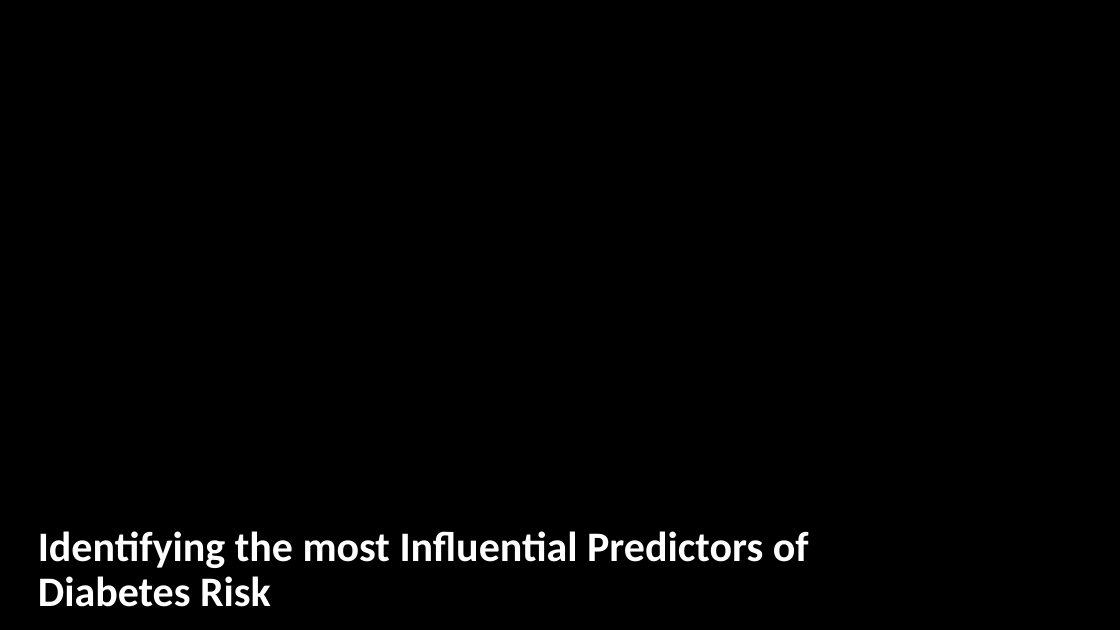
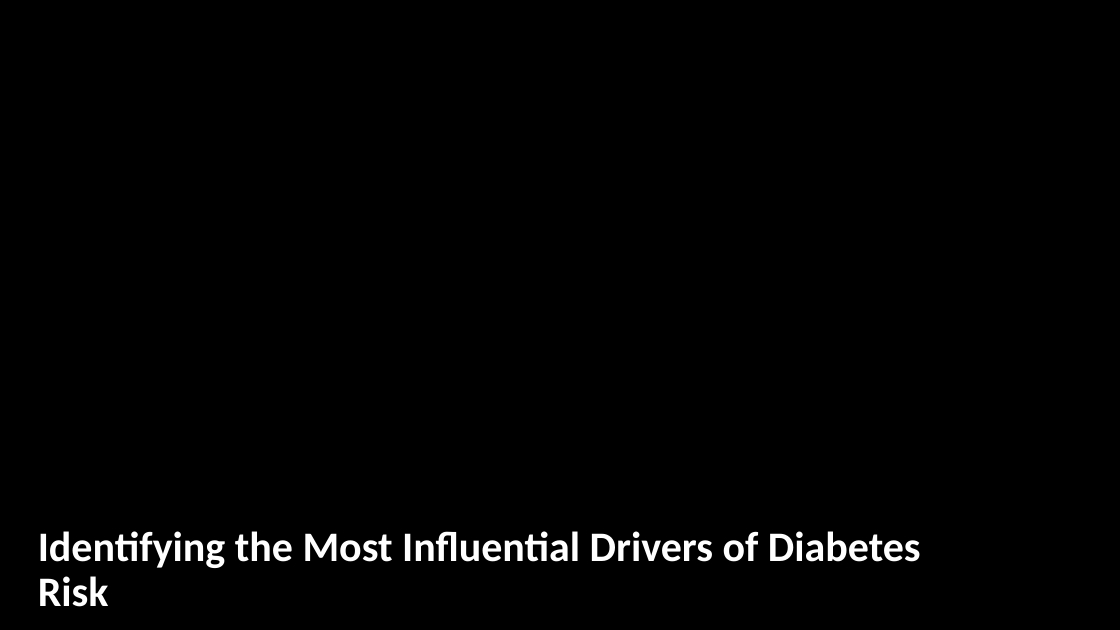
Before and after one commit to teresamcgarry/diabetes, a slide deck: slide 1 of presentation/diabetes_presentation.pptx. Drawn at 1120x630 pixels with LibreOffice and Linux fonts; fonts in the diff are those of the drawing; background and template pictures are left out. Boxes give left, top, right and bottom in pixels: in the first picture for what was removed or moved away, otherwise in the second. Text is boxed around its words. In the diff, an @@ line names an element or a change of style, - is before the commit and + after.

Commit message:
Diabetes Presentation

```diff
--- a/presentation/diabetes_presentation.pptx
+++ b/presentation/diabetes_presentation.pptx
@@ title at (38, 531, 921, 607): text changed @@
-Identifying the most Influential Predictors of Diabetes Risk
+Identifying the Most Influential Drivers of Diabetes Risk
```
Also in this commit, not shown: 5 other slides changed, 6 slides added, 2 slides removed.
